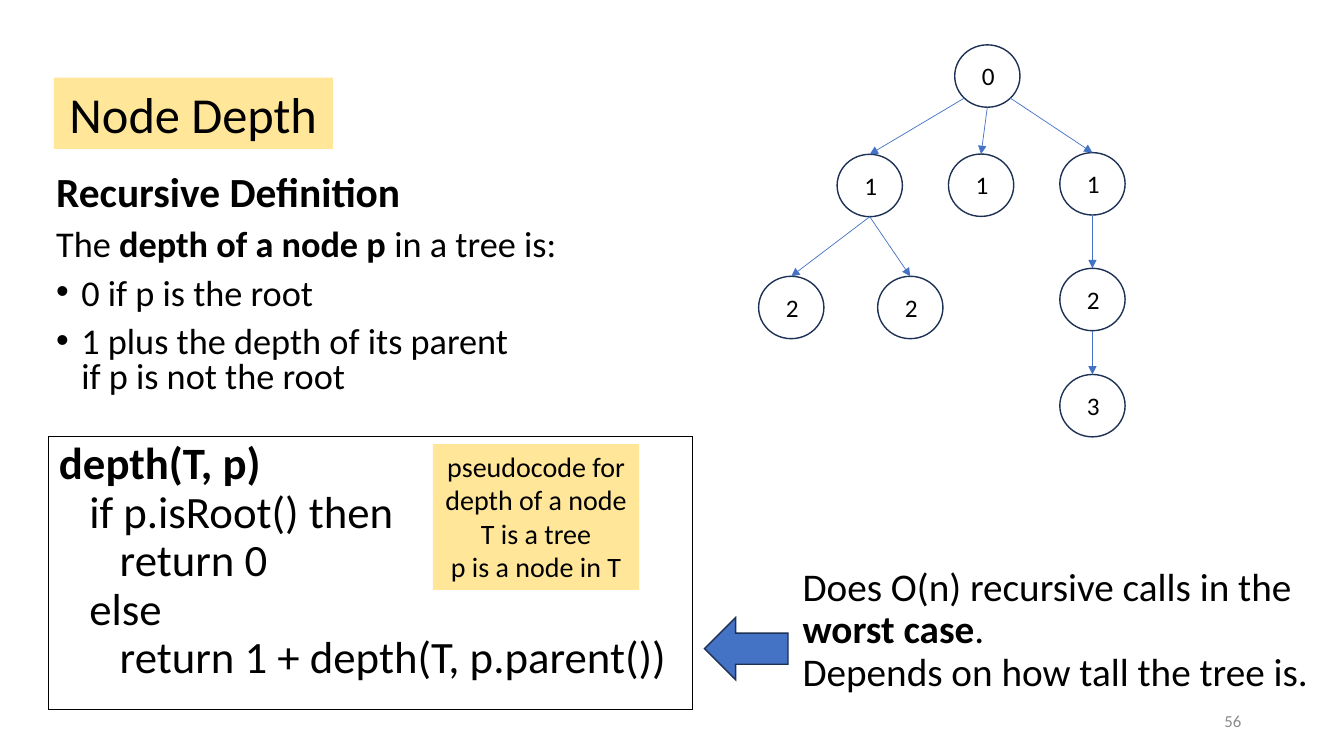
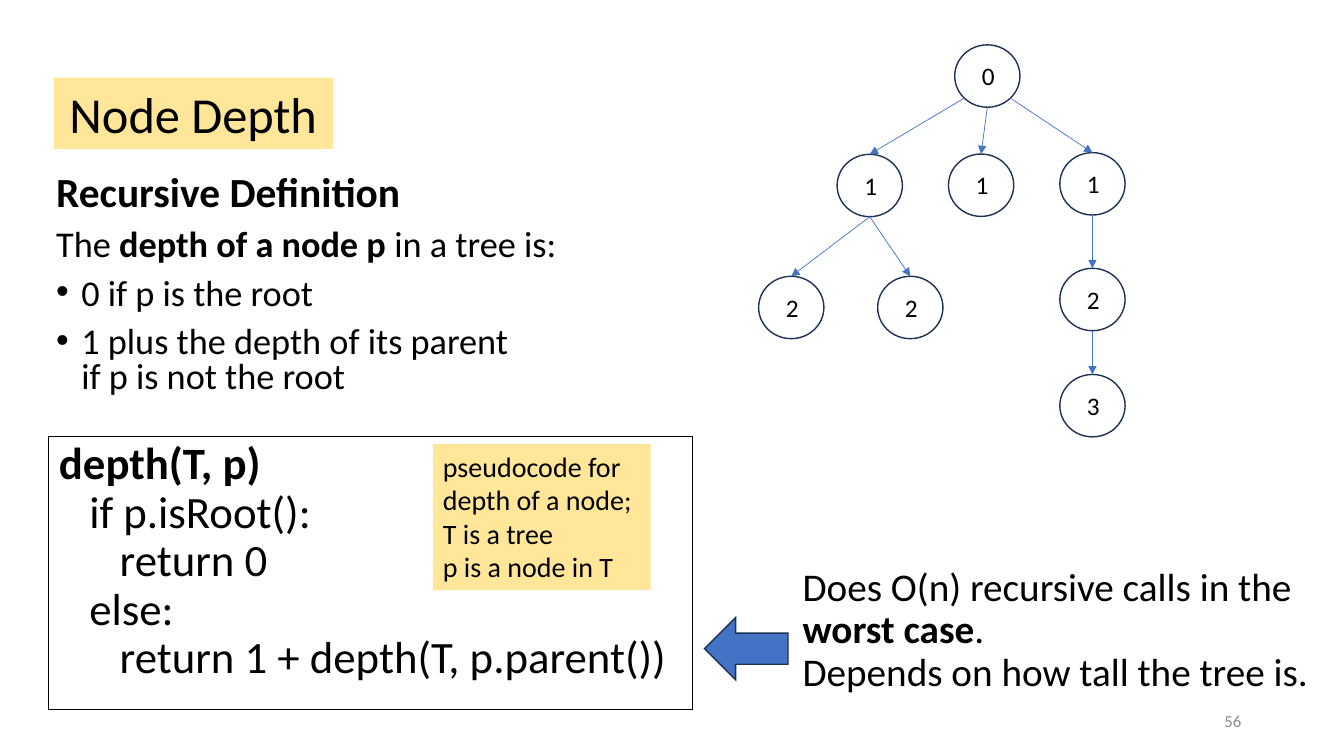
Before and after one commit to tjd1234/cmpt225fall2023, a slide deck: slide 56 of lecture_notes/week5/week5_trees.pptx. Drawn at 1344x756 pixels with LibreOffice and Linux fonts; fonts in the diff are those of the drawing. Boxes give left, top, right and bottom in pixels: in the first picture for what was removed or moved away, otherwise in the second. Text is boxed around its words. In the diff, an @@ line names an element or a change of style, - is before the commit and + after.

```diff
--- a/lecture_notes/week5/week5_trees.pptx
+++ b/lecture_notes/week5/week5_trees.pptx
@@ text in rectangle at (x1=59, y1=446, x2=666, y2=681): text changed @@
-depth(T, p)
-if p.isRoot() then
-return 0
-else
-return 1 + depth(T, p.parent())
+depth(T, p)
+if p.isRoot():
+return 0
+else:
+return 1 + depth(T, p.parent())
@@ rectangle "pseudocode for depth of a ..." resized from (x1=434, y1=445, x2=640, y2=591) to (x1=434, y1=445, x2=651, y2=591) @@
@@ text in rectangle at (x1=443, y1=457, x2=632, y2=582): text changed @@
-pseudocode for depth of a node
-T is a tree
-p is a node in T
+pseudocode for depth of a node;
+T is a tree
+p is a node in T
```
Also in this commit, not shown: 25 other slides changed.
